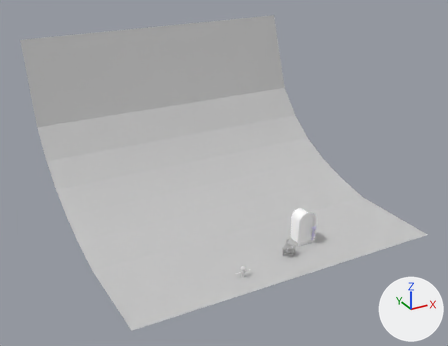
The Blender file s01/e17/p02/s01e17p02.blend, before and after one commit.
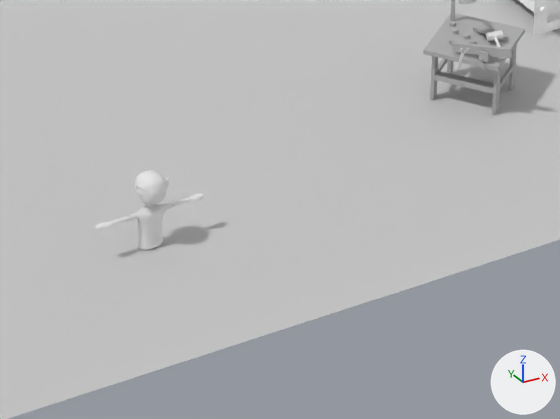
Each version is shown whole from a 50 mm lens placed at (-18.07, -24.88, 18.72), pointed at (-0.22, 7.57, 2.5), then close up on the part from 49% to 67% of the width and 70% to 87% of the height. Lighting does not change. The marker at lower right points along +X, +Y and +Z.

The older version as bpy lines, for what is in view:
```python
me_cube = bpy.data.meshes.new('Cube')
me_cube.from_pydata(...)  # 28 vertices, 26 faces; spans x -2.36..2.5, y -1.0..1.0, z -0.69..10.38
me_cube.materials.append(mat_material_004)  # white #e7e7e7
me_cylinder = bpy.data.meshes.new('Cylinder')
me_cylinder.from_pydata(...)  # 1073 vertices, 1023 faces; spans x -156.5..-98.2, y -8.7..9.1, z -53.3..6.3
me_cylinder.materials.append(mat_material_002)  # its picture is missing
me_plane_000 = bpy.data.meshes.new('Plane.000')
me_plane_000.from_pydata(...)  # 16 vertices, 7 faces; spans x -1.0..1.0, y -1.0..0.86, z 0.0..11.02
me_plane_000.materials.append(mat_material_001)  # light grey #c9c9c9
ob_bdfloor = bpy.data.objects.new('BDFloor', me_plane_000)
ob_bdfloor.location = (0.0, 9.255, -0.755)
ob_bdfloor.scale = (10.0, 10.0, 1.0)
ob_dipstick = bpy.data.objects.new('Dipstick', me_cylinder)
ob_dipstick.location = (-0.523, 0.761, -0.18)
ob_dipstick.scale = (0.0174, 0.0174, 0.0174)
_m = ob_dipstick.modifiers.new('Subsurf', 'SUBSURF')
ob_wrench1 = bpy.data.objects.new('Wrench1', me_cube)
ob_wrench1.location = (0.469, 1.129, -0.196)
ob_wrench1.rotation_euler = (0.0656, 0.256, -0.0184)  # degrees (3.8, 15, -1.1)
ob_wrench1.scale = (0.0185, 0.00423, 0.0185)
# also in view: 'WorkBench1' at (0.87, 1.45, -0.2); 'ArchMetal01' at (2.52, 2.47, 0.35)
```
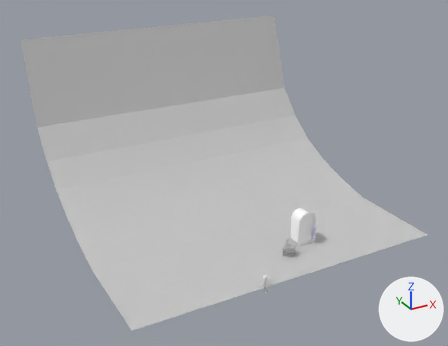
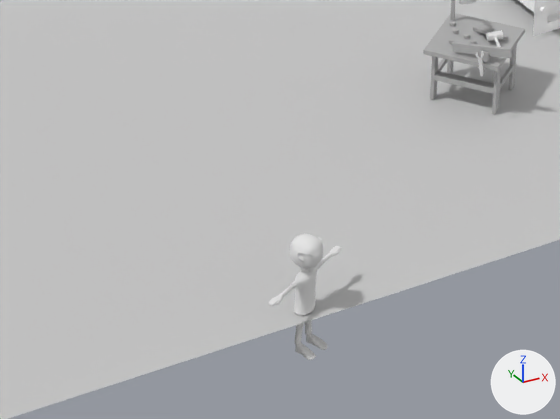
Changed parts and their boxes (x1, y1, x2, y2) in the close-ups (560 x 419 px):
'Dipstick', moved, turned
    before: (95, 170, 205, 250)
    after: (268, 233, 342, 360)
'Wrench1', moved, turned
    before: (456, 48, 469, 69)
    after: (476, 51, 484, 76)

The edits, one by one:
Object 'Dipstick' (ob_dipstick) moves from (-0.523, 0.761, -0.18) to (-0.114, 0.322, -0.184).
Object 'Dipstick' (ob_dipstick) turns from (0, 0, 0) to (0, 0, 25) degrees about x, y and z.
Object 'Wrench1' (ob_wrench1) moves from (0.469, 1.129, -0.196) to (0.629, 1.009, -0.246).
Object 'Wrench1' (ob_wrench1) turns from (3.8, 15, -1.1) to (-23, 13, 13) degrees about x, y and z.
